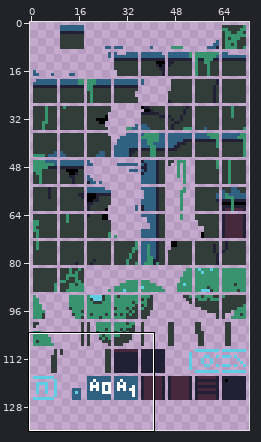
Sprite sheet, stored at src/images/world_elements.png. Above, an overview of the earlier version with the close-up marked.
Close-up. Old version:
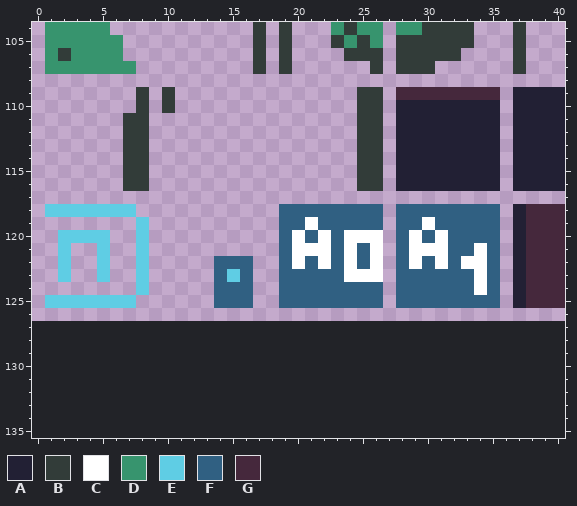
The file is 292x508 pixels, drawn in blocks of 4x4; one block is one cell here. Shown: x 0..40, y 104..135. The old version is drawn lined up with the new one, on the new canvas.
Palette (. is transparent): A #222034  B #323c39  C #ffffff  D #37946e  E #5fcde4  F #306082  G #45283c
Pixels before, first column x 1:
104 DDDDD...........B.B...DBDD.DDBBBB...B...
105 DDDDDD..........B.B...BDBD.BBBBBB...B...
106 DBDDDD..........B.B....BBB.BBBBB....B...
107 DDDDDDD.........B.B......B.BBB......B...
108 ........................................
109 .......B.B..............BB.GGGGGGGG.AAAA
110 .......B.B..............BB.AAAAAAAA.AAAA
111 ......BB................BB.AAAAAAAA.AAAA
112 ......BB................BB.AAAAAAAA.AAAA
113 ......BB................BB.AAAAAAAA.AAAA
114 ......BB................BB.AAAAAAAA.AAAA
115 ......BB................BB.AAAAAAAA.AAAA
116 ......BB................BB.AAAAAAAA.AAAA
117 ........................................
118 EEEEEEE...........FFFFFFFF.FFFFFFFF.AGGG
119 .......E..........FFCFFFFF.FFCFFFFF.AGGG
120 .EEEE..E..........FCFCFCCC.FCFCFFFF.AGGG
121 .E..E..E..........FCCCFCFC.FCCCFFCF.AGGG
122 .E..E..E.....FFF..FCFCFCFC.FCFCFCCF.AGGG
123 .E..E..E.....FEF..FFFFFCCC.FFFFFFCF.AGGG
124 .......E.....FFF..FFFFFFFF.FFFFFFCF.AGGG
125 EEEEEEE......FFF..FFFFFFFF.FFFFFFFF.AGGG
After the commit:
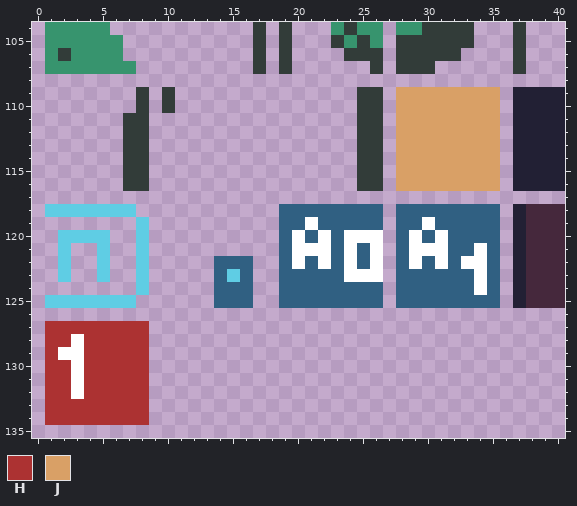
Colours new in this view: H #ac3232  J #d9a066
Change:
canvas 73x127 -> 73x136
Changed rows in their new state; - is an unchanged pixel.
first column x 28:
109 JJJJJJJJ
110 JJJJJJJJ
111 JJJJJJJJ
112 JJJJJJJJ
113 JJJJJJJJ
114 JJJJJJJJ
115 JJJJJJJJ
116 JJJJJJJJ
first column x 1:
127 HHHHHHHH
128 HHCHHHHH
129 HCCHHHHH
130 HHCHHHHH
131 HHCHHHHH
132 HHCHHHHH
133 HHHHHHHH
134 HHHHHHHH
